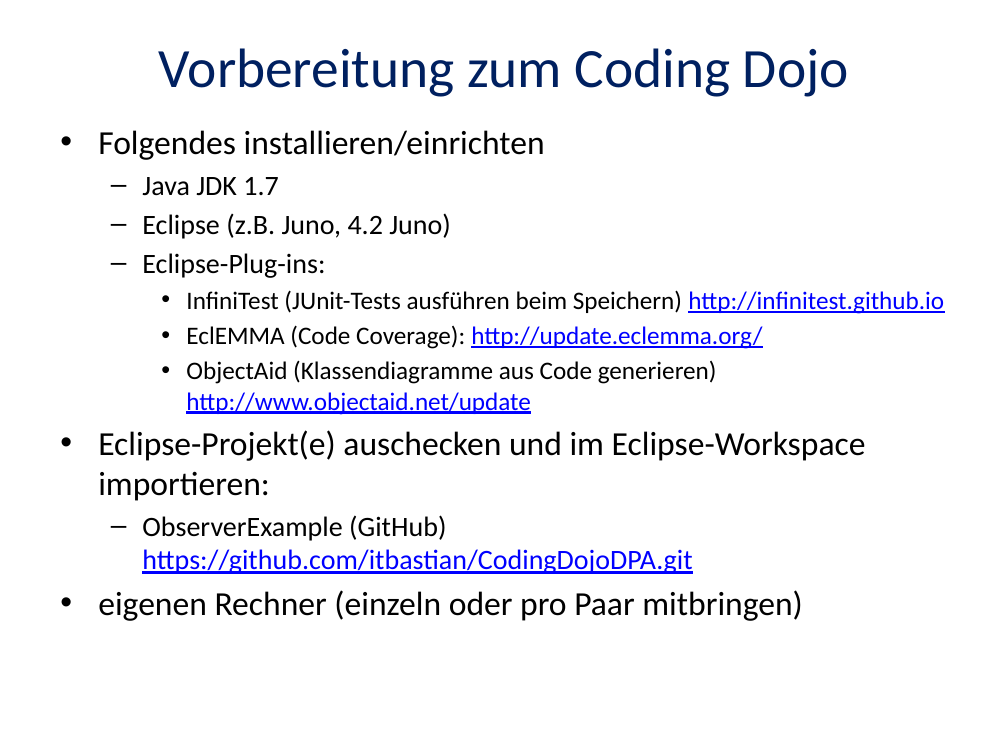
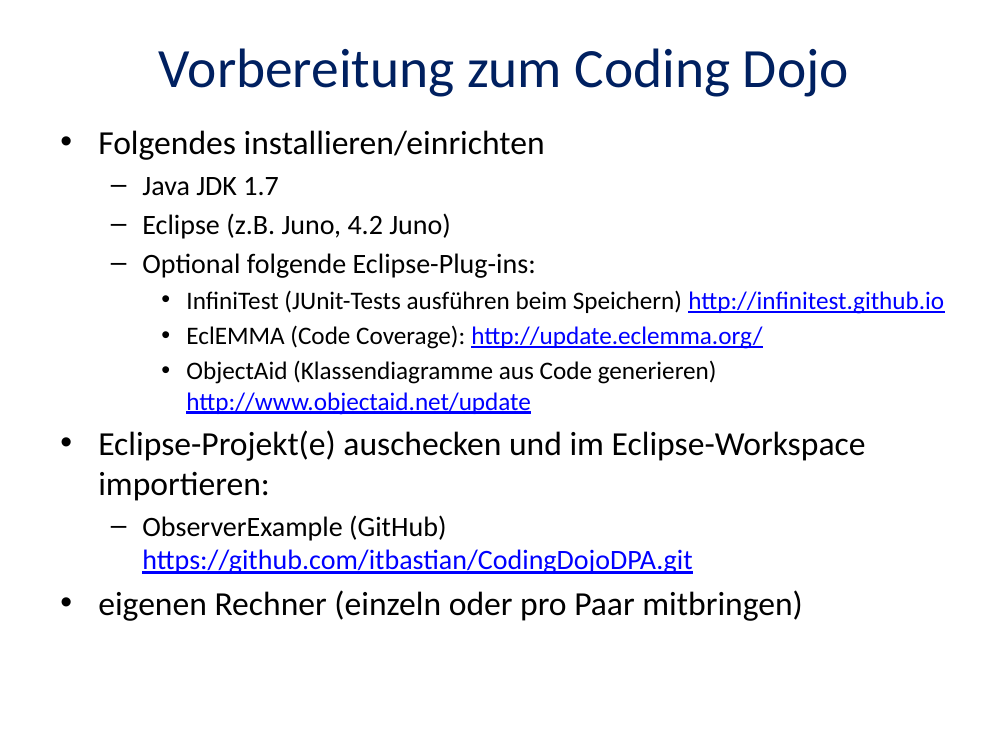
Before and after one commit to itbastian/CodingDojoDPA, a slide deck: slide 1 of Observer/Coding-Dojo-2015-05-06.pptx. Drawn at 1008x756 pixels with LibreOffice and Linux fonts; fonts in the diff are those of the drawing. Boxes give left, top, right and bottom in pixels: in the first picture for what was removed or moved away, otherwise in the second. Text is boxed around its words. In the diff, an @@ line names an element or a change of style, - is before the commit and + after.

```diff
--- a/Observer/Coding-Dojo-2015-05-06.pptx
+++ b/Observer/Coding-Dojo-2015-05-06.pptx
@@ text at (142, 253, 536, 278): text changed @@
-  – Eclipse-Plug-ins:
+  – Optional folgende Eclipse-Plug-ins:
```
Also in this commit, not shown: 2 other slides changed, 1 slide added, 6 other files.
